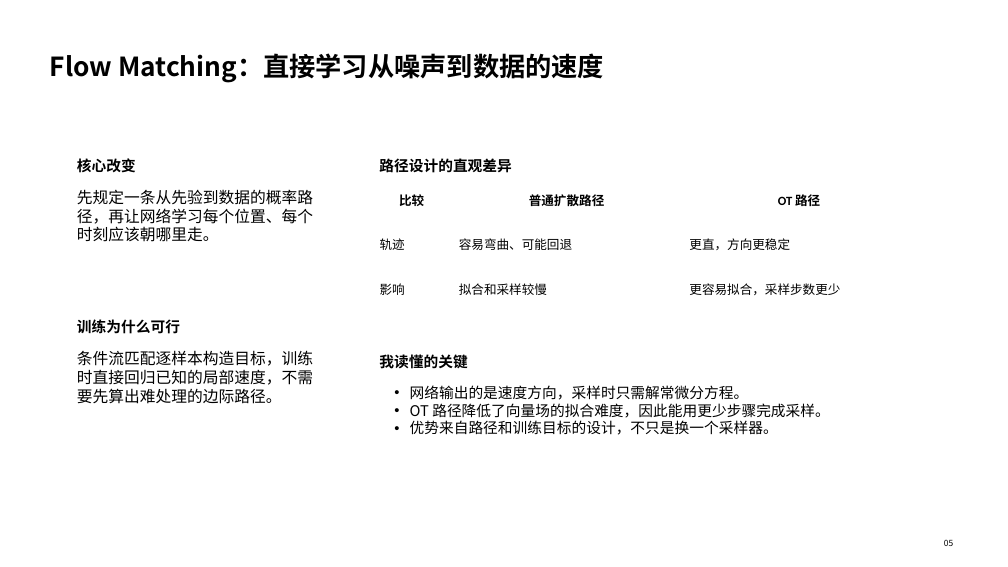
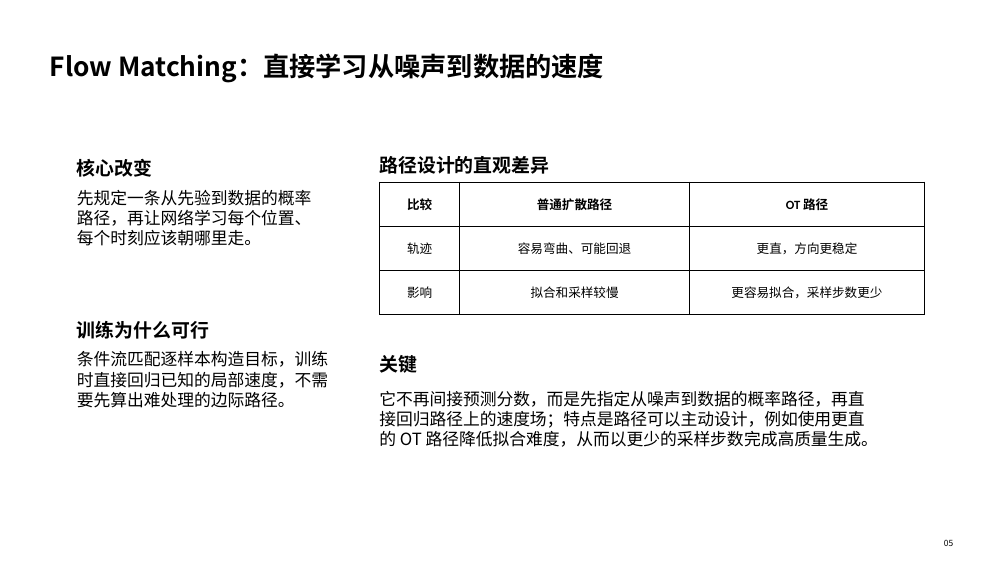
Before and after one commit to Gsheen76/My-Obsidian, a slide deck: slide 5 of 项目/学习/多任务成像/相关论文/四篇生成模型组会汇报_优化版.pptx. Drawn at 1008x567 pixels with LibreOffice and Linux fonts; fonts in the diff are those of the drawing. Boxes give left, top, right and bottom in pixels: in the first picture for what was removed or moved away, otherwise in the second. Text is boxed around its words. In the diff, an @@ line names an element or a change of style, - is before the commit and + after.

```diff
--- a/项目/学习/多任务成像/相关论文/四篇生成模型组会汇报_优化版.pptx
+++ b/项目/学习/多任务成像/相关论文/四篇生成模型组会汇报_优化版.pptx
@@ text "先规定一条从先验到数据的概率路径，再让网络学习每个位置、每个时刻应该朝哪里走。" at [77, 190, 311, 246]: size 15 to 16 pt @@
@@ table at [380, 182, 925, 315] @@
@@ fill #FFFFFF to none in 9 cells @@
@@ alignment left to centre @@
@@ borders changed @@
@@ table: place and size @@
-table at [372, 188, 917, 320]
+table at [380, 182, 925, 315]
@@ size 14 to 18 pt in 3 elements at [379, 156, 549, 174], [77, 159, 153, 177], [77, 321, 209, 339] @@
@@ text "条件流匹配逐样本构造目标，训练时直接回归已知的局部速度，不需要先算出难处理的边际路径。" at [77, 351, 328, 408]: size 15 to 16 pt @@
@@ text at [379, 355, 417, 373]: text changed; size 14 to 18 pt @@
-我读懂的关键
+关键
@@ text removed at [410, 385, 830, 435] @@
-• 网络输出的是速度方向，采样时只需解常微分方程。
-• OT 路径降低了向量场的拟合难度，因此能用更少步骤完成采样。
-• 优势来自路径和训练目标的设计，不只是换一个采样器。
@@ text added at [379, 391, 878, 447], 16 pt, text #000000 @@
+它不再间接预测分数，而是先指定从噪声到数据的概率路径，再直接回归路径上的速度场；特点是路径可以主动设计，例如使用更直的 OT 路径降低拟合难度，从而以更少的采样步数完成高质量生成。
```
Also in this commit, not shown: 8 other slides changed, 1 other file.
